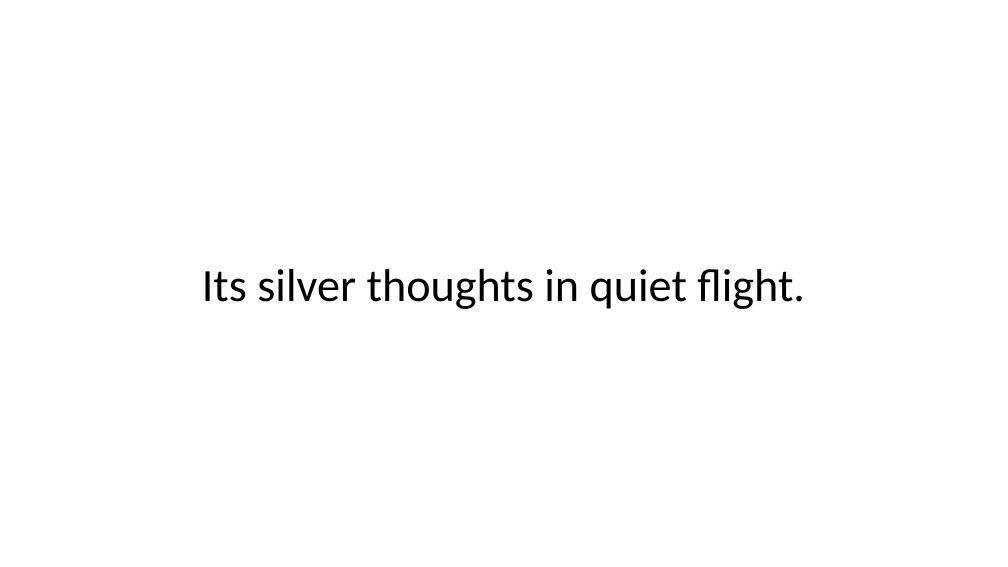
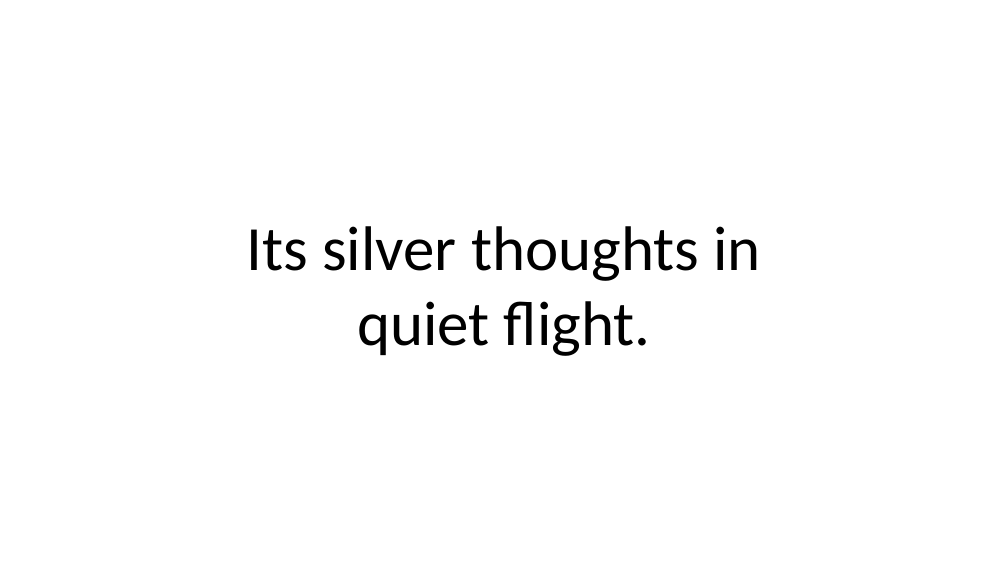
Before and after one commit to aadennis/VbaSandbox, a slide deck: slide 8 of PowerPointVba/poem.pptm (slide 4 before the commit). Drawn at 1008x567 pixels with LibreOffice and Linux fonts; fonts in the diff are those of the drawing. Boxes give left, top, right and bottom in pixels: in the first picture for what was removed or moved away, otherwise in the second. Text is boxed around its words. In the diff, an @@ line names an element or a change of style, - is before the commit and + after.

```diff
--- a/PowerPointVba/poem.pptm
+++ b/PowerPointVba/poem.pptm
@@ text "Its silver thoughts in quiet ...": place and size @@
-text "Its silver thoughts in quiet ..." at (202,269,805,309)
+text "Its silver thoughts in quiet ..." at (247,226,762,356)
@@ text "Its silver thoughts in quiet ..." at (247,226,762,356): size 44 to 60 pt @@
```
Also in this commit, not shown: 7 other slides changed, 9 slides added, 3 other files.
